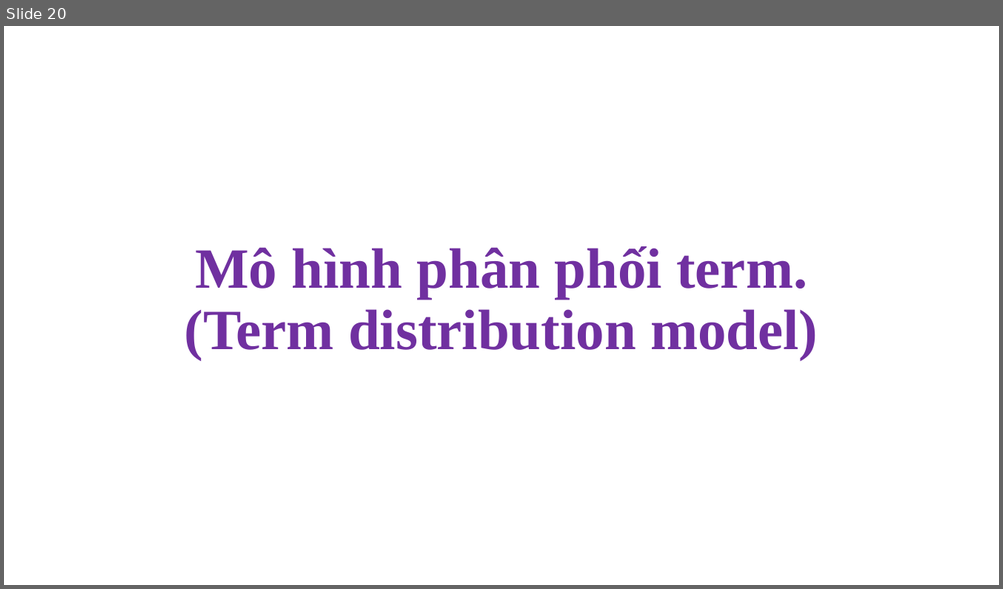
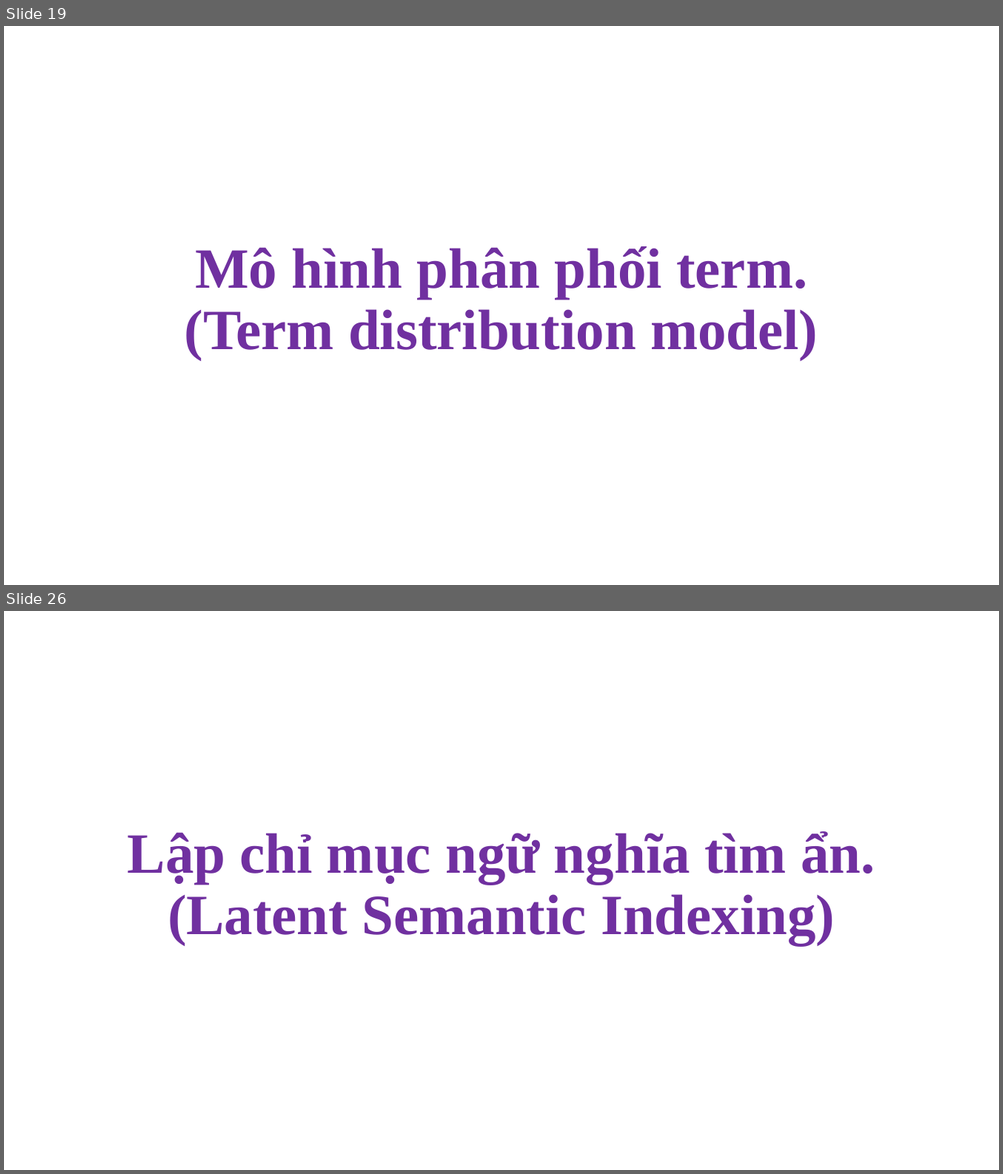
Before and after one commit to NghiLamPhuc/NLP., a slide deck: IR/Presentation1.pptx. Shown one above the other, each under a label of ours: slide 20 before the commit, slides 19 and 26 after it; the slides between them are not shown. The pictures are 1003x589 and 1003x1174 pixels, drawn with LibreOffice and Linux fonts; fonts in the diff are those of the drawing. Boxes give left, top, right and bottom in pixels: in the first picture for what was removed or moved away, otherwise in the second. Text is boxed around its words. In the diff, an @@ line names an element or a change of style, - is before the commit and + after.

```diff
--- a/IR/Presentation1.pptx
+++ b/IR/Presentation1.pptx
@@ slide 26 added at (4,611,999,1170), background #FFFFFF @@
@@ title added at (128,832,875,945), 55 pt, text #7030A0, bold @@
+Lập chỉ mục ngữ nghĩa tìm ẩn.
+(Latent Semantic Indexing)
@@ what was slide 20 is now slide 19 @@
```
Also in this commit, not shown: 3 slides changed, 10 other slides added, 1 slide removed, 19 other files.
